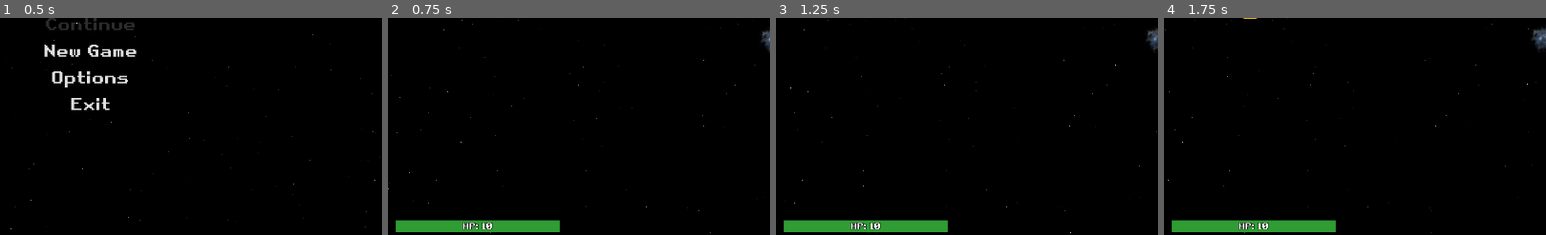
Above: before the commit, frames 1-4 (left to right).
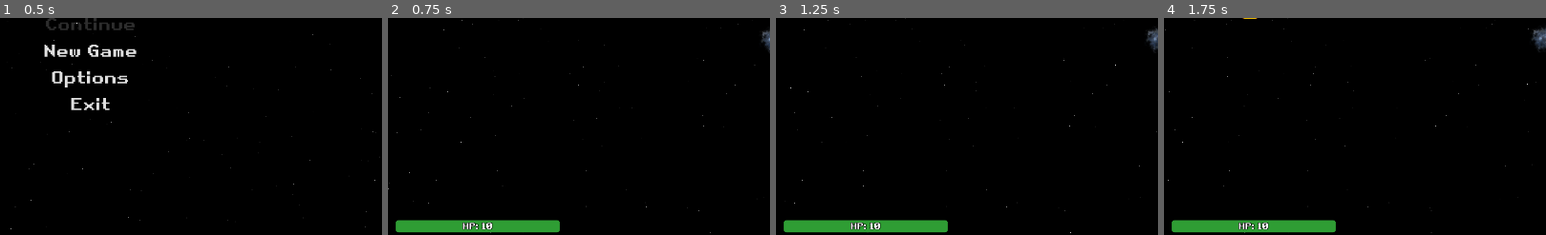
Above: after the commit, the same moments.

Repository: gingerr/ggj-2023-roots-one
Game: Godot game, scene res://MainMenu.tscn
Two runs of this game, one before a commit and one after it. Both use one fixed random seed, a clock stepped at 60 frames per second and the inputs below.
Inputs:
- Up to frame 1 (0.5 s): no input
- Up to frame 2 (0.75 s): click "New Game" at 0.5 s
- Up to frame 3 (1.25 s): no input
- Up to frame 4 (1.75 s): tap Enter at 1.25 s; hold Right (ui_right) from 1.28 s (still down); tap Space at 1.52 s
The pictures show only the part of the screen within x 38-88%, y 50-100%; the shares and areas given below are measured in that part.

Frame 1 is identical in both runs. In frame 2, 0.2% of the frame differs, in the area x 2-45%, y 92-100%; in frame 3, 0.2%; in frame 4, 0.2%.

Commit message:
text & hud

Diff:
--- a/HUD.tscn
+++ b/HUD.tscn
@@ -11,6 +11,10 @@
 
 [sub_resource type="StyleBoxFlat" id=5]
 bg_color = Color( 0.188235, 0.619608, 0.207843, 1 )
+corner_radius_top_left = 5
+corner_radius_top_right = 5
+corner_radius_bottom_right = 5
+corner_radius_bottom_left = 5
 
 [sub_resource type="DynamicFont" id=6]
 outline_size = 1
Not shown, changed: resources/story.txt
